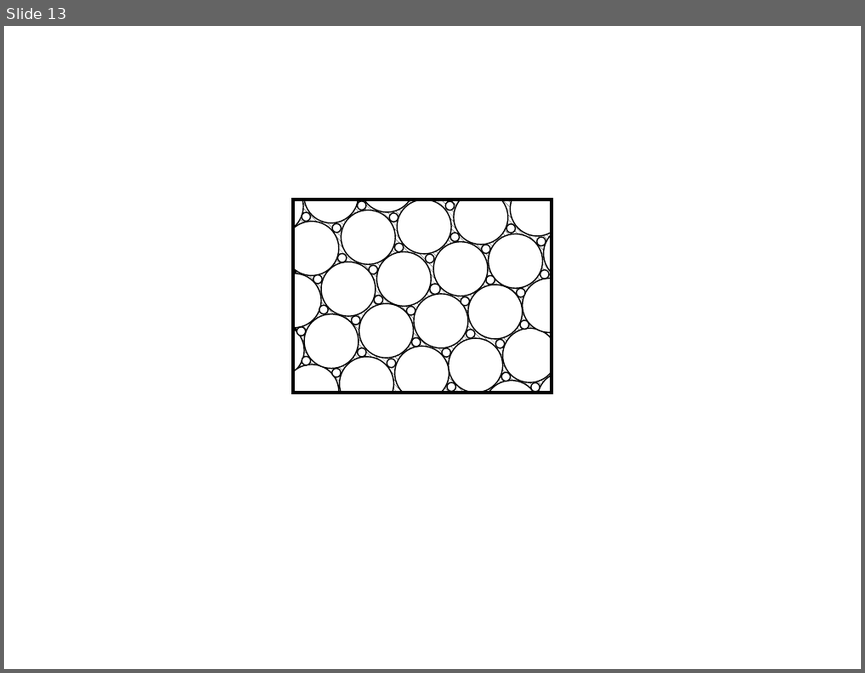
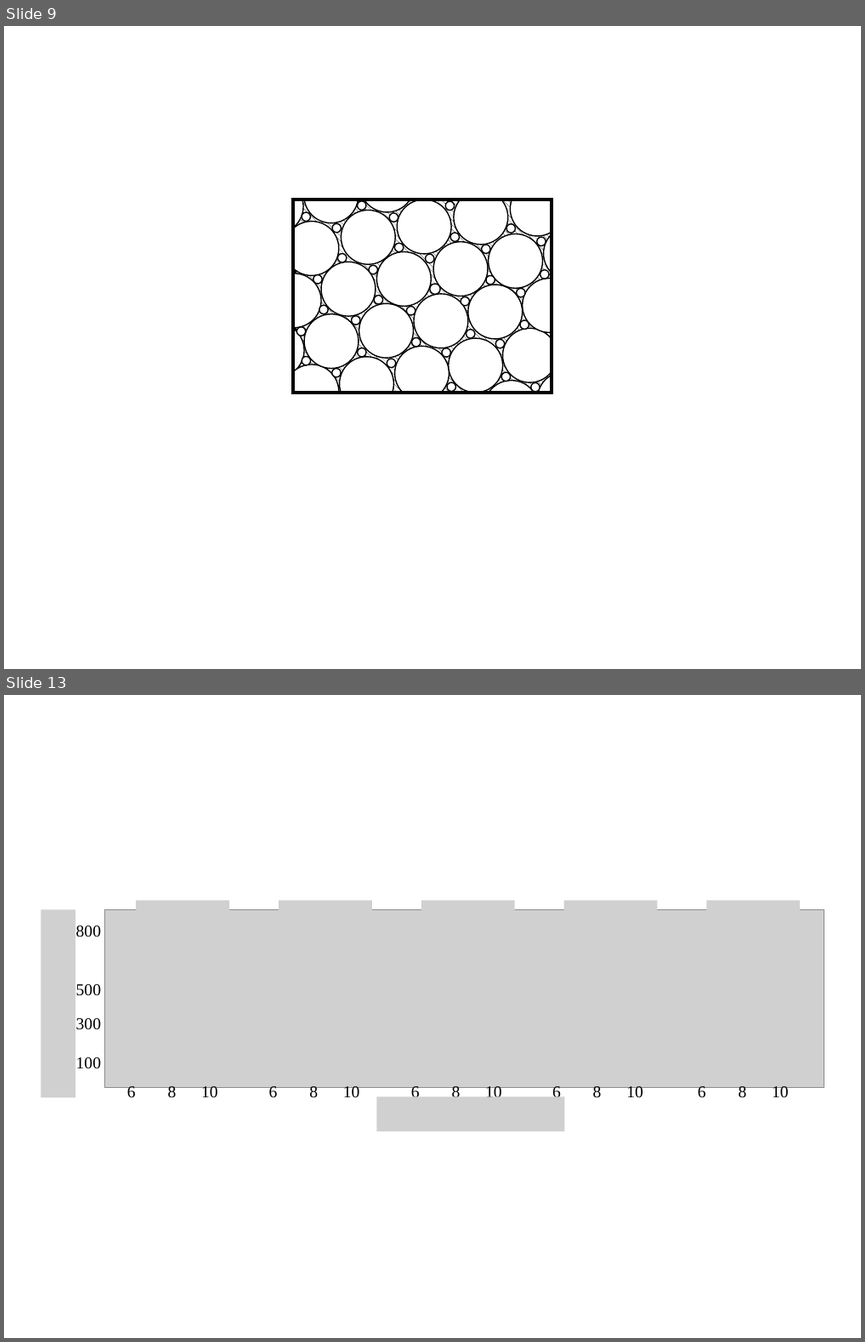
Before and after one commit to lirifuzui/UVPReader, a slide deck: RM_01.pptx. Shown one above the other, each under a label of ours: slide 13 before the commit, slides 9 and 13 after it; the slides between them are not shown. The pictures are 865x673 and 865x1342 pixels, drawn with LibreOffice and Linux fonts; fonts in the diff are those of the drawing; grey boxes stand for pictures. Boxes give left, top, right and bottom in pixels: in the first picture for what was removed or moved away, otherwise in the second. Text is boxed around its words. In the diff, an @@ line names an element or a change of style, - is before the commit and + after.

```diff
--- a/RM_01.pptx
+++ b/RM_01.pptx
@@ slide 13 added at [4,695,861,1338], background #FFFFFF @@
@@ group added at [41,900,824,1131]: 19 texts, 13 pictures @@
+6
+8
+10
+6
+8
+10
+6
+8
+10
+6
+8
+10
+6
+8
+10
+100
+300
+500
+800
@@ what was slide 13 is now slide 9 @@
```
Also in this commit, not shown: 3 slides changed, 7 other slides added, 7 slides removed, 10 other files.
